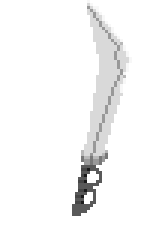
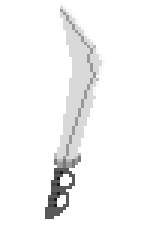
The second w=144, h=240 image is a revision of the first. Changes to its layers:
painted on "Layer 4" over (45, 0, 132, 219)
